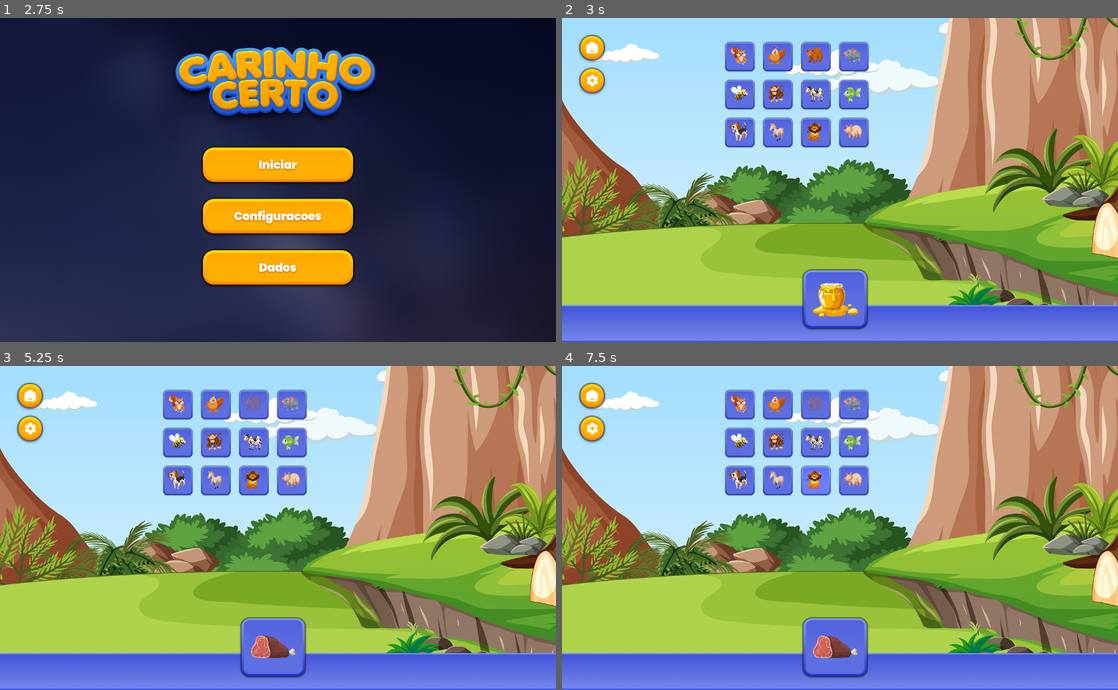
Above: before the commit, frames 1-4 (two rows, left to right).
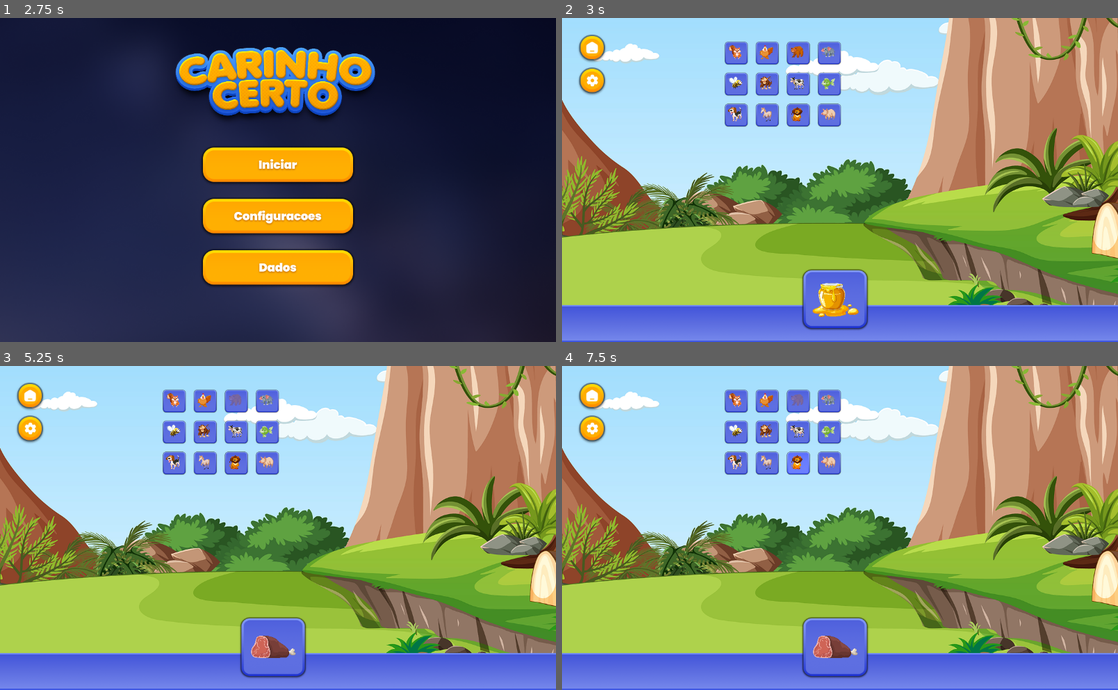
Above: after the commit, the same moments.

Repository: Tapa-Certo/TapaCerto
Game: Godot game, scene res://scenes/main.tscn
Two runs of this game, one before a commit and one after it. Both use one fixed random seed, a clock stepped at 60 frames per second and the inputs below.
Inputs (mouse positions are in pixels of both pictures, inside the frame that each line leads up to; where the layout moved, square brackets give the same spot in the first picture):
- Up to frame 1 (2.75 s): click (278, 215) at 0.5 s; click (22, 43) at 1.25 s; click (278, 267) at 2 s
- Up to frame 2 (3 s): click (840, 167) at 2.75 s
- Up to frame 3 (5.25 s): click (172, 401) [177, 404] at 3.5 s; click (205, 401) [216, 404] at 4.25 s; click (239, 401) [255, 404] at 5 s
- Up to frame 4 (7.5 s): click (828, 401) [851, 404] at 5.75 s; click (734, 430) [739, 443] at 6.5 s; click (767, 430) [778, 443] at 7.25 s

Frame 1 is identical in both runs. In frame 2, 6.8% of the frame differs, in the area x 29-56%, y 7-41%; in frame 3, 6.8%; in frame 4, 6.8%.

Commit message:
:boom: First version apk :zap:

Diff:
--- a/project.godot
+++ b/project.godot
@@ -31,3 +31,4 @@
 [rendering]
 
 renderer/rendering_method="mobile"
+textures/vram_compression/import_etc2_astc=true
--- a/scripts/data_collector/logger.gd
+++ b/scripts/data_collector/logger.gd
@@ -77,7 +77,7 @@
 
 func save_logs():
 	var metrics = calculate_metrics()
-	var file_path = "res://scripts/data_collector/game_logs.csv"
+	var file_path = "user://game_logs.csv"
 	var file = FileAccess.open(file_path, FileAccess.WRITE)
 	print("Log salvo em: ", file_path)
 
--- a/scripts/grid_manager.gd
+++ b/scripts/grid_manager.gd
@@ -8,8 +8,8 @@
 func _update_grid_layout():
 
 	var viewport_size = get_viewport().size
-	var available_width = viewport_size.x * 0.5 # 80% da largura da viewport
-	var available_height = viewport_size.y * 0.5  # 80% da altura da viewport
+	var available_width = viewport_size.x * 0.4 # 80% da largura da viewport
+	var available_height = viewport_size.y * 0.4  # 80% da altura da viewport
 
 	# Determinar número de linhas
 	var rows = ceil(float(get_child_count()) / columns)
Not shown, added: export_presets.cfg
Not shown, added: Tapa Certo.apk
Not shown, added: Tapa Certo.apk.idsig
